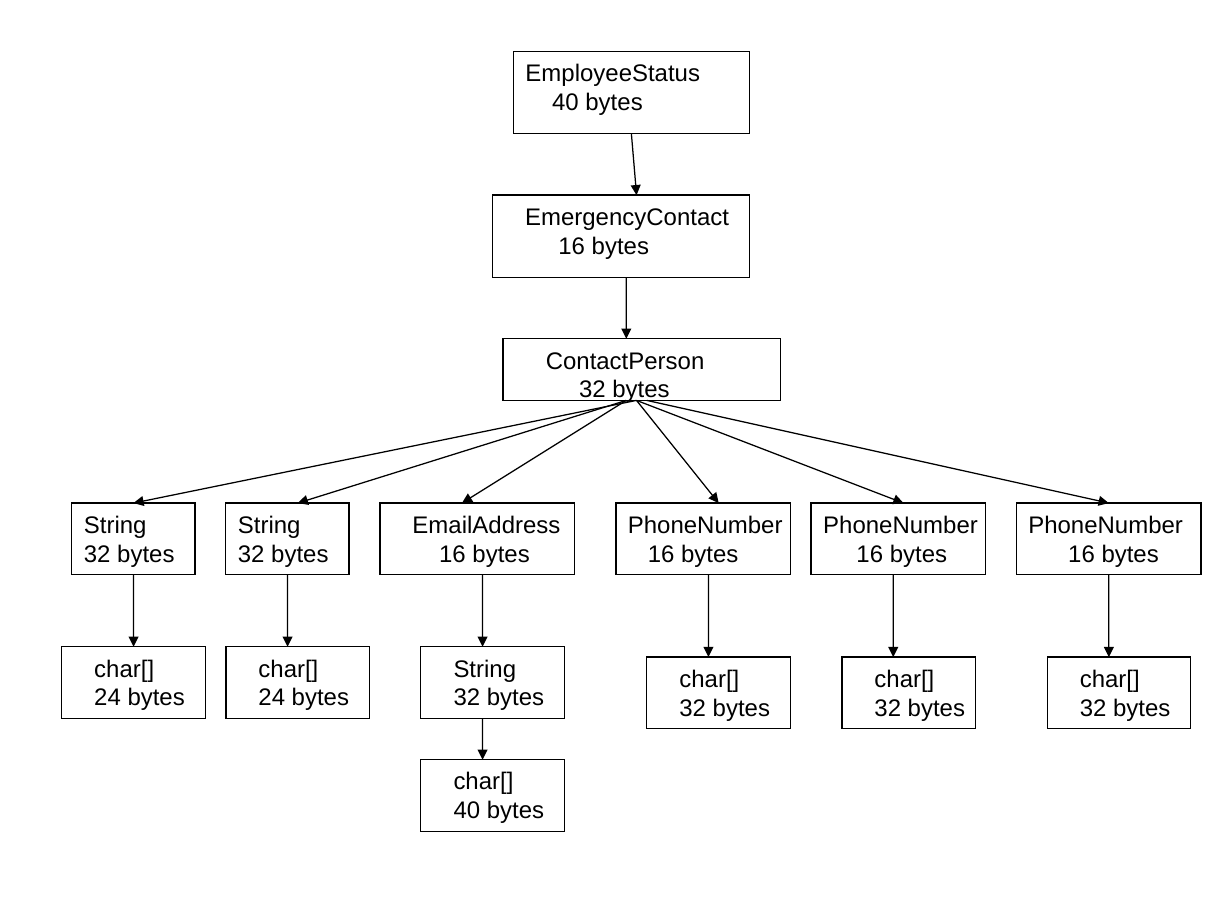
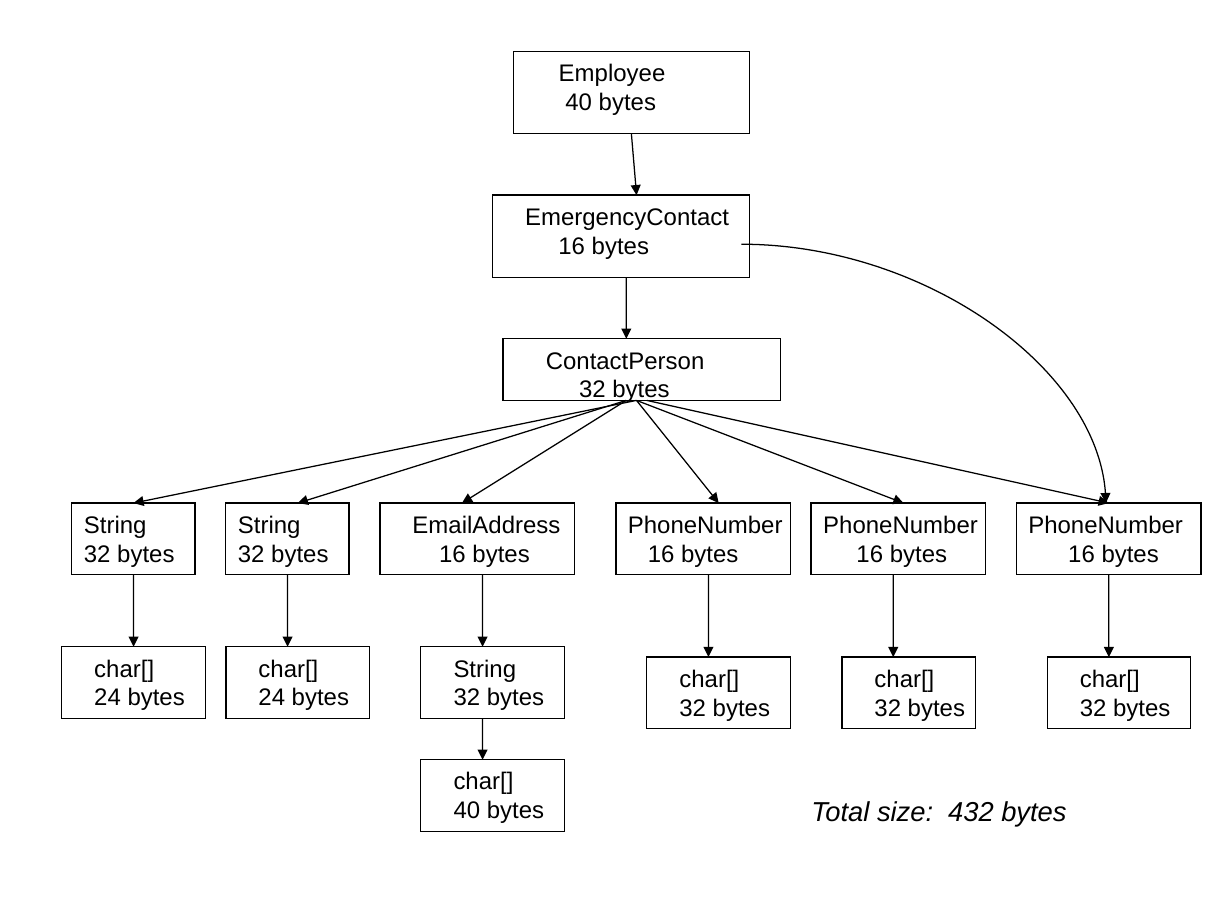
Before and after one commit to TheRuncibleTuner/bloatbook, a slide deck: slide 2 of Figures/chapter4/employee-status.ppt. Drawn at 1232x924 pixels with LibreOffice and Linux fonts; fonts in the diff are those of the drawing. Boxes give left, top, right and bottom in pixels: in the first picture for what was removed or moved away, otherwise in the second. Text is boxed around its words. In the diff, an @@ line names an element or a change of style, - is before the commit and + after.

```diff
--- a/Figures/chapter4/employee-status.ppt
+++ b/Figures/chapter4/employee-status.ppt
@@ text at (559, 63, 666, 86): text changed @@
-EmployeeStatus
+Employee
@@ curved arrow added from (742, 244) to (1106, 503), #000000 0.74 pt @@
@@ text added at (811, 801, 1066, 827), 16 pt, text #000000, italic @@
+Total size: 432 bytes
```
Also in this commit, not shown: 1 other slide changed, 11 other files.
